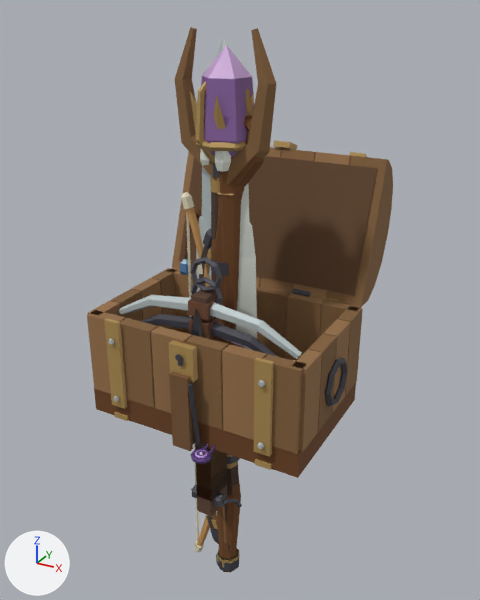
A saved change to the glTF model assets/items.glb.
Before and after are seen from a 50 mm lens placed at (1.23, -2.12, 1.57), pointed at (-0.02, 0.15, 0.43). Lighting does not change. The marker at lower left points along +X, +Y and +Z. The picture after the commit comes second. Where no turn or scale is listed for an object, it has been applied to the vertices.

In view in the first picture: 'treasure_chest', 'treasure_chest_lid', 'weapon_bow_long', 'weapon_crossbow_arbalest', 'weapon_crossbow_heavy', 'weapon_crossbow_repeating', 'weapon_staff_arcane', 'weapon_staff_ember', 'weapon_staff_gnarled', 'weapon_staff_oak', 'weapon_sword_broad', 'weapon_sword_greatsword' and 8 more.
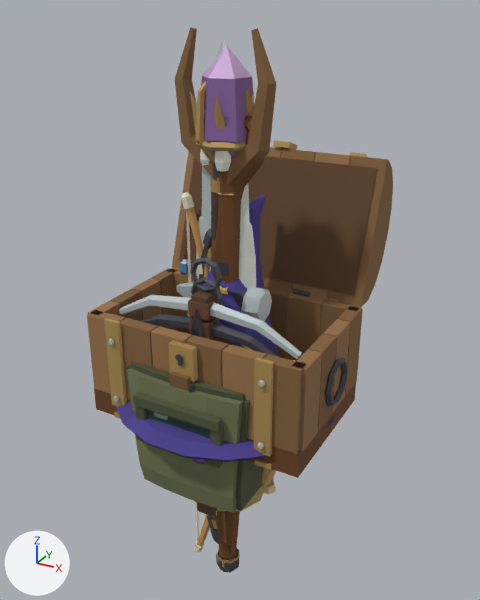
What changed in the scene script:
```text
Add me_wear_wizard_hat:
    me_wear_wizard_hat.from_pydata(...)  # 324 vertices, 612 faces; spans x -0.48..0.48, y -0.463..0.483, z 0.05..0.851
    # faces by material slot: [544, 68]
    me_wear_wizard_hat.materials.append(mat_items_clay)
    me_wear_wizard_hat.materials.append(mat_items_metal)
Add me_wear_welding_mask:
    me_wear_welding_mask.from_pydata(...)  # 448 vertices, 894 faces; spans x -0.288..0.29, y -0.391..0.293, z -0.25..0.292
    # faces by material slot: [782, 88, 24]
    me_wear_welding_mask.materials.append(mat_items_clay)
    me_wear_welding_mask.materials.append(mat_items_metal)
    me_wear_welding_mask.materials.append(mat_items_facets)
Add me_held_rope:
    me_held_rope.from_pydata(...)  # 400 vertices, 780 faces; spans x -0.242..0.25, y -0.066..0.135, z -0.48..0.054
    me_held_rope.materials.append(mat_items_clay)
Add me_held_hammer:
    me_held_hammer.from_pydata(...)  # 90 vertices, 156 faces; spans x -0.23..0.175, y -0.074..0.074, z -0.19..0.578
    # faces by material slot: [76, 80]
    me_held_hammer.materials.append(mat_items_clay)
    me_held_hammer.materials.append(mat_items_metal)
Add me_held_feed_bag:
    me_held_feed_bag.from_pydata(...)  # 214 vertices, 376 faces; spans x -0.191..0.202, y -0.186..0.183, z -0.5..0.15
    me_held_feed_bag.materials.append(mat_items_clay)
Add ob_wear_wizard_hat:
    ob_wear_wizard_hat = bpy.data.objects.new('wear_wizard_hat', me_wear_wizard_hat)
    ob_wear_wizard_hat.location = (0.0, 0.0, 0.0)
Add ob_wear_welding_mask:
    ob_wear_welding_mask = bpy.data.objects.new('wear_welding_mask', me_wear_welding_mask)
    ob_wear_welding_mask.location = (0.0, 0.0, 0.0)
Add ob_held_rope:
    ob_held_rope = bpy.data.objects.new('held_rope', me_held_rope)
    ob_held_rope.location = (0.0, 0.0, 0.0)
Add ob_held_hammer:
    ob_held_hammer = bpy.data.objects.new('held_hammer', me_held_hammer)
    ob_held_hammer.location = (0.0, 0.0, 0.0)
Add ob_held_feed_bag:
    ob_held_feed_bag = bpy.data.objects.new('held_feed_bag', me_held_feed_bag)
    ob_held_feed_bag.location = (0.0, 0.0, 0.0)
```

What differs and where, as boxes [x1, y1, x2, y2] in the pictures (480 x 600 px):
'wear_welding_mask', added (green)
    after: [126, 362, 263, 513]
    faces in mat_items_clay: [126, 362, 263, 513]
    faces in mat_items_facets: [146, 409, 210, 439]
'wear_wizard_hat', added
    after: [116, 195, 336, 462]
'held_hammer', added
    after: [176, 282, 272, 321]
'held_rope', added
    after: [259, 468, 276, 494]
'held_feed_bag', added (mostly hidden)
    after: [195, 487, 265, 511]
'weapon_crossbow_repeating', unchanged, covered by the edit
    before: [169, 328, 244, 479]
    after: [169, 328, 244, 393]
